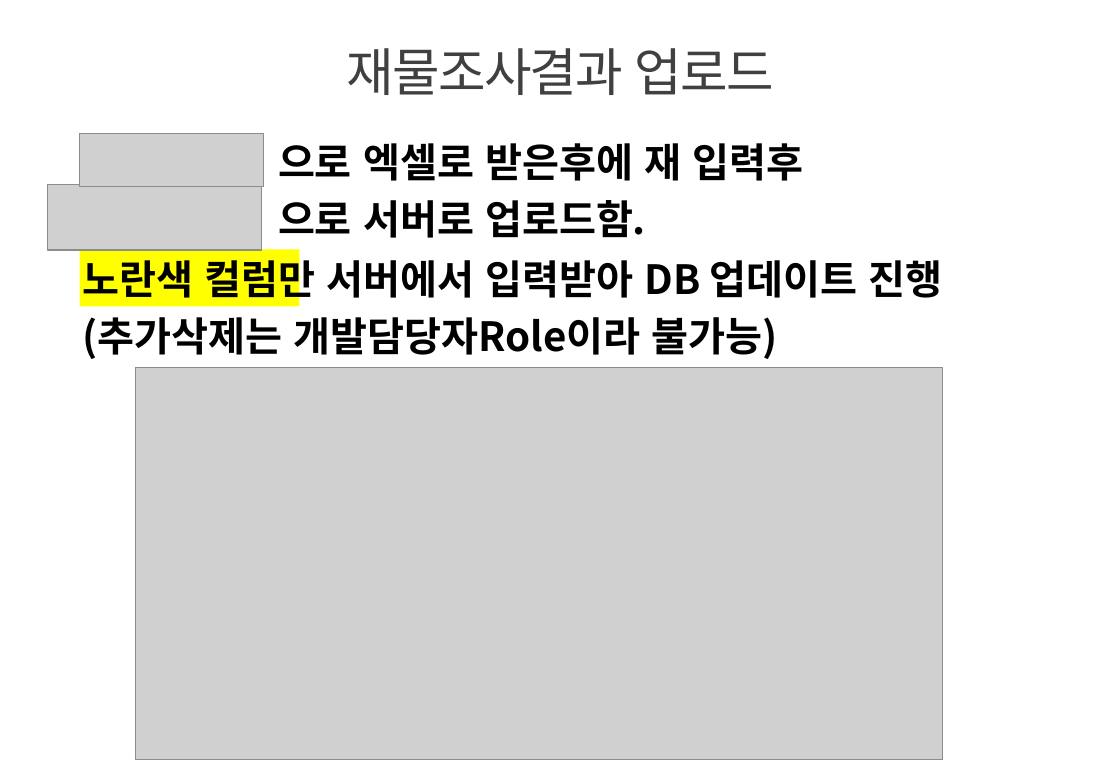
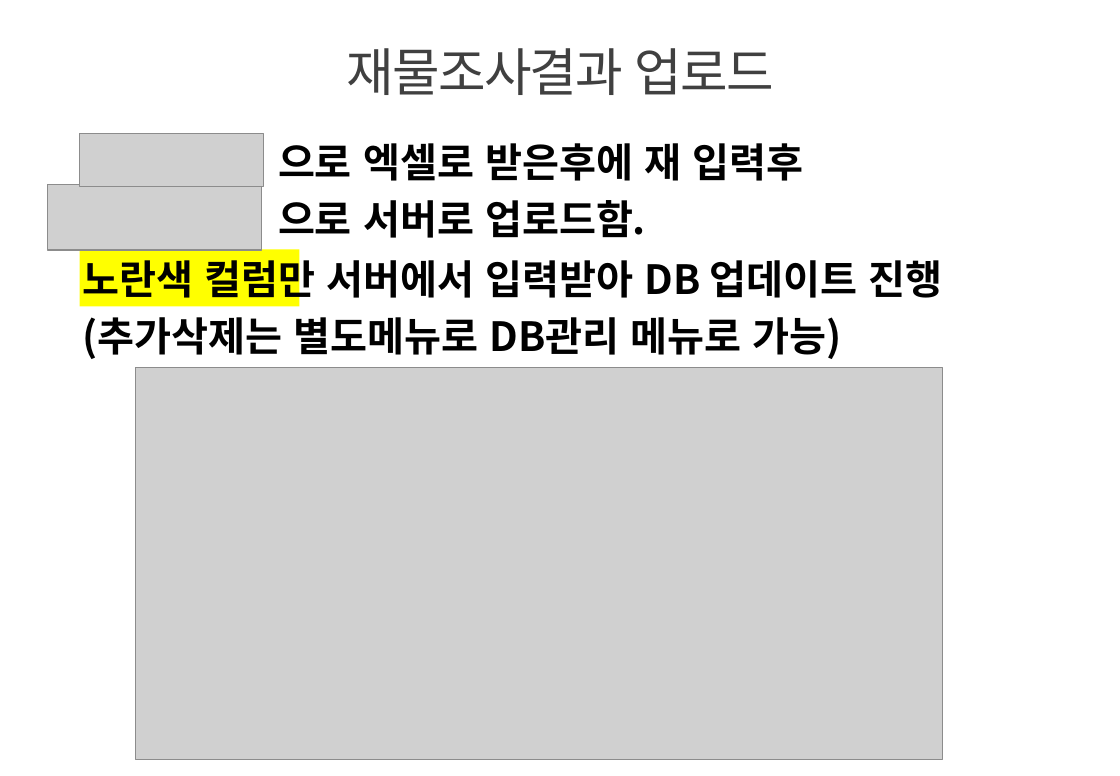
Before and after one commit to jaeyong1/stockmgmt, a slide deck: slide 25 of src/main/webapp/resources/doc/innoparts_user_guide.pptx. Drawn at 1120x776 pixels with LibreOffice and Linux fonts; fonts in the diff are those of the drawing; grey boxes stand for pictures; background and template pictures are left out. Boxes give left, top, right and bottom in pixels: in the first picture for what was removed or moved away, otherwise in the second. Text is boxed around its words. In the diff, an @@ line names an element or a change of style, - is before the commit and + after.

```diff
--- a/src/main/webapp/resources/doc/innoparts_user_guide.pptx
+++ b/src/main/webapp/resources/doc/innoparts_user_guide.pptx
@@ text at (x1=83, y1=317, x2=842, y2=359): text changed @@
-(추가삭제는 개발담당자Role이라 불가능)
+(추가삭제는 별도메뉴로 DB관리 메뉴로 가능)
```
Also in this commit, not shown: 19 other slides changed, 6 slides added, 1 slide removed, 9 other files.
